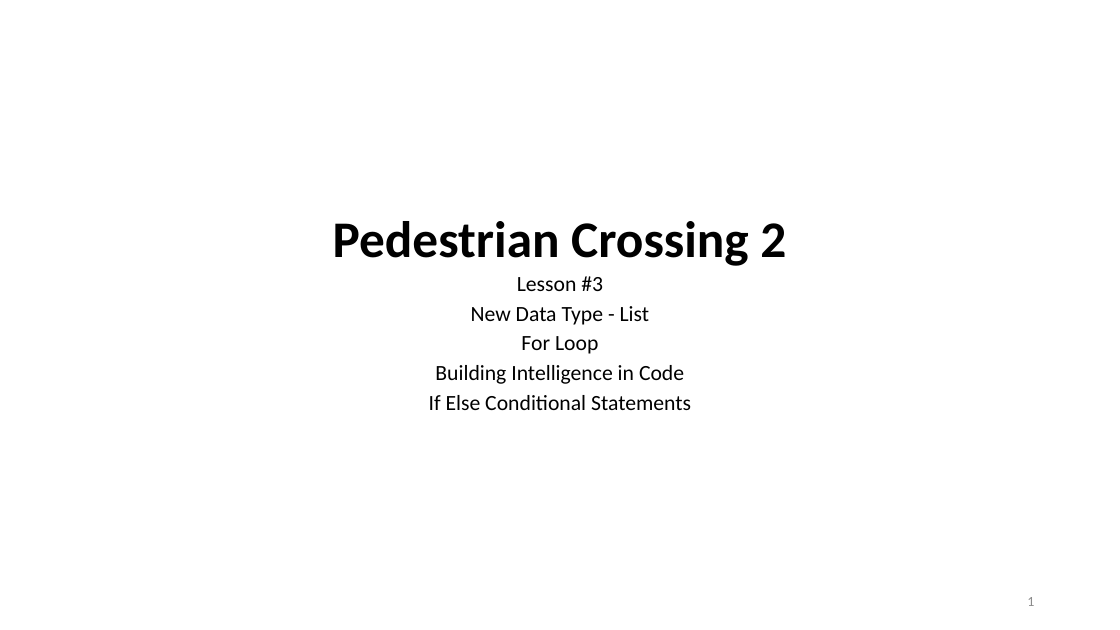
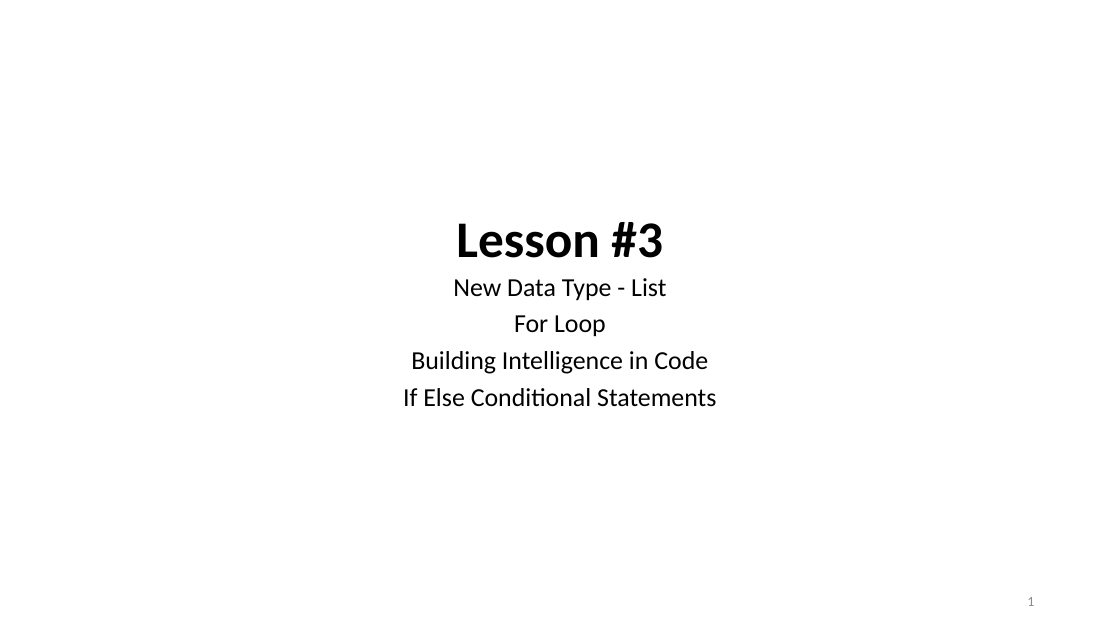
Before and after one commit to ssgoh/Intro_To_Raspberry_Pi, a slide deck: slide 1 of Week 3/031 - Lesson 3 - 7 Segment Display.pptx. Drawn at 1120x630 pixels with LibreOffice and Linux fonts; fonts in the diff are those of the drawing. Boxes give left, top, right and bottom in pixels: in the first picture for what was removed or moved away, otherwise in the second. Text is boxed around its words. In the diff, an @@ line names an element or a change of style, - is before the commit and + after.

```diff
--- a/Week 3/031 - Lesson 3 - 7 Segment Display.pptx
+++ b/Week 3/031 - Lesson 3 - 7 Segment Display.pptx
@@ title at [456,222,663,258]: text changed @@
-Pedestrian Crossing 2
+Lesson #3
@@ subtitle "New Data Type - List" at [403,278,716,407]: size 18.6 to 22.2 pt; line spacing 0.7 to 0.8 @@
@@ subtitle at [517,276,603,291]: paragraph removed @@
-Lesson #3
```
Also in this commit, not shown: 3 other files.
